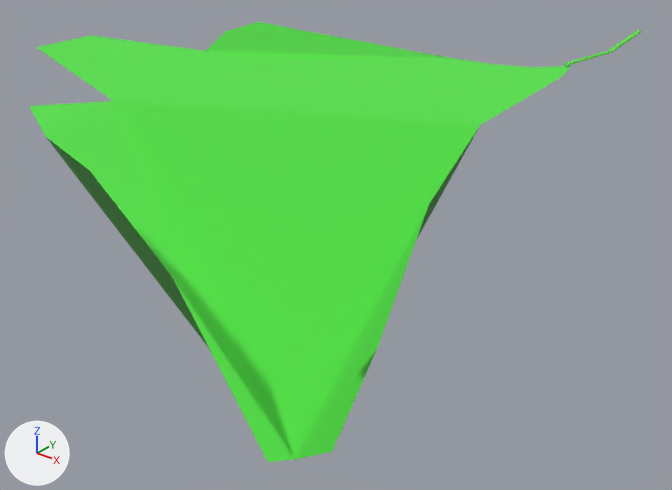
The FBX model Paon-Client/Assets/Models/leaf3 vol.2.fbx: old version first, new version second.
Rendered twice from a camera (50 mm lens) standing at (1.189, -1.401, 1.054) and looking at (-0.025, 0.117, 0.113). The lights are fixed; the arrows at lower left show +X, +Y and +Z. Where no turn or scale is listed for an object, it has been applied to the vertices.
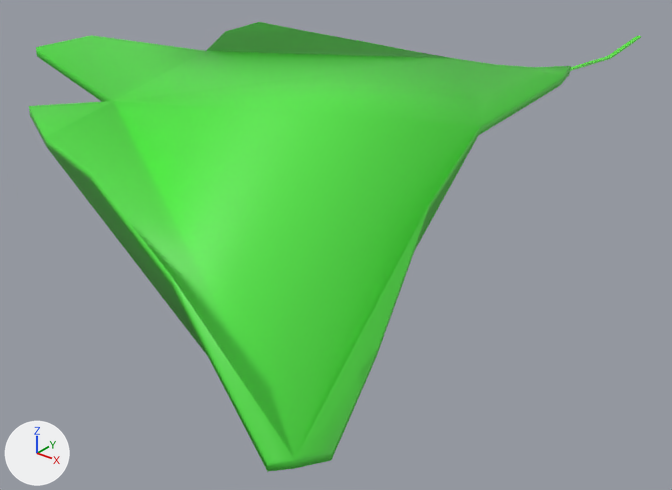
The change in detail:
me_circle is used by ob_circle; location (-0.143, 1.23, 0.01).
me_circle had 33 vertices, 1 face and spanned x -0.604..0.557, y -1.826..-0.763, z 0.065..0.564.
me_circle now has 66 vertices, 35 faces and spans x -0.606..0.557, y -1.826..-0.763, z 0.045..0.564.
Part 1, on me_circle:
7 vertices are added at x -0.606..0.555, y -1.754..-0.763, z 0.081..0.493.
12 new vertices lie (-0.002, 0.001, -0.02) away from vertices in x -0.547..0.554, y -1.826..-0.824, z 0.065..0.513.
9 new vertices lie (-0.003, 0.001, -0.02) away from vertices in x -0.507..0.541, y -1.808..-0.858, z 0.125..0.564.
5 new vertices lie (-0.002, 0.0, -0.02) away from vertices in x -0.583..0.159, y -1.754..-0.872, z 0.311..0.513.
34 new faces join them.
me_circle part 2: the surface is now shaded smooth.
Object 'Cube' (ob_cube) moves from (0.341, 0.651, 0.528) to (0.341, 0.651, 0.515).

Changed parts and their boxes [x1, y1, x2, y2] in the pictures (672 x 490 px):
'Circle', reshaped
    before: [29, 22, 571, 462]
    after: [29, 22, 571, 472]
'Cube', moved
    before: [564, 30, 642, 66]
    after: [570, 36, 641, 71]
part 1 of me_circle, added (green)
    after: [29, 40, 571, 472]
